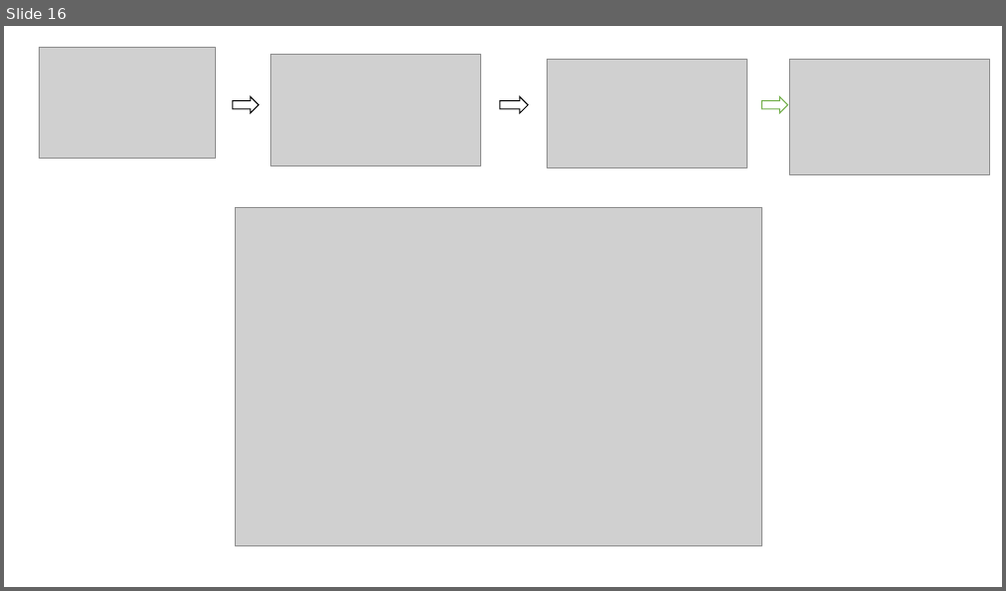
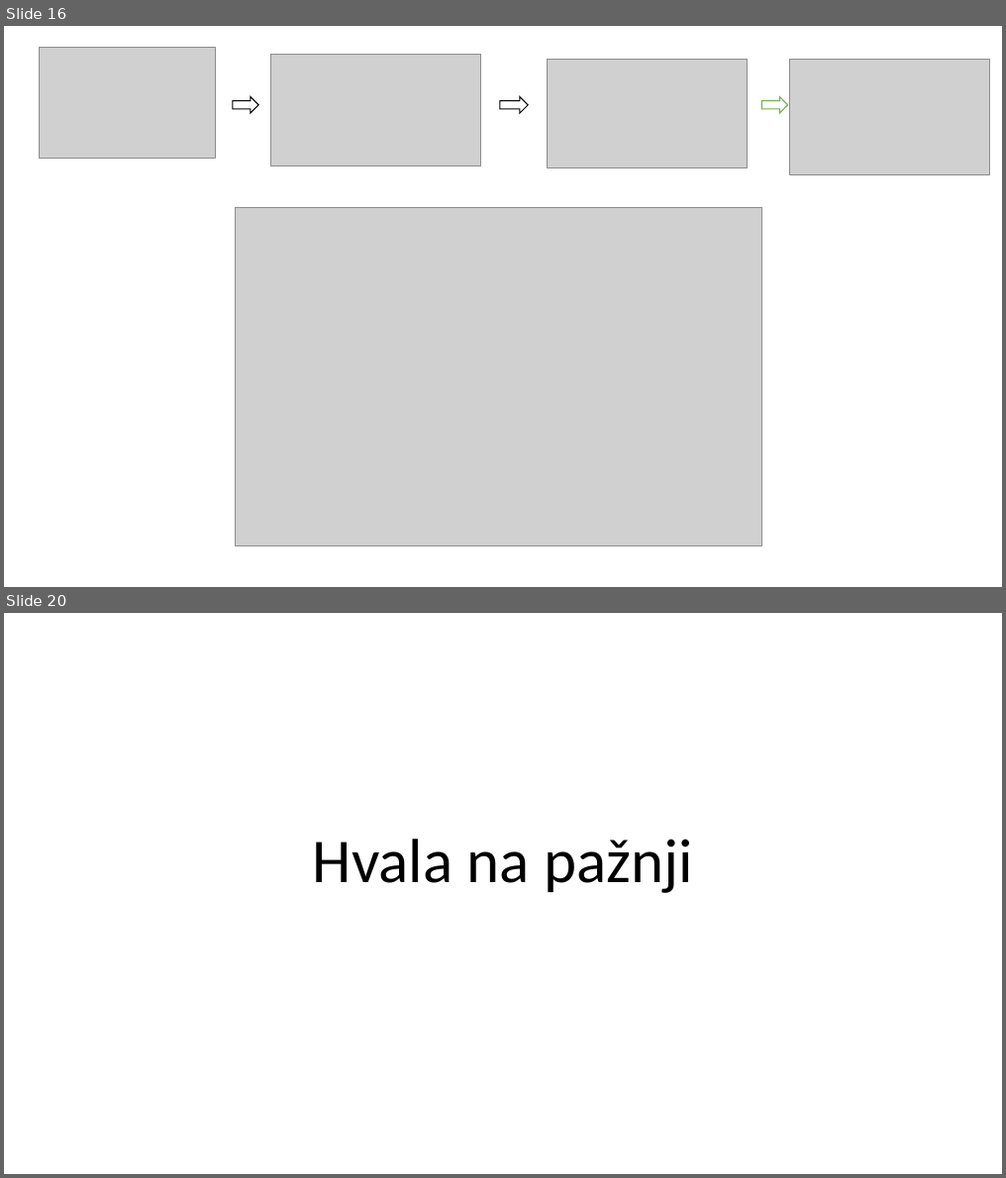
Before and after one commit to saiyadjin/Bioinformatika, a slide deck: IMPLEMENTACIJA UKKONENOVOG ALGORITMA.pptx. Shown one above the other, each under a label of ours: slide 16 before the commit, slides 16 and 20 after it; the slides between them are not shown. The pictures are 1006x591 and 1006x1178 pixels, drawn with LibreOffice and Linux fonts; fonts in the diff are those of the drawing; grey boxes stand for pictures. Boxes give left, top, right and bottom in pixels: in the first picture for what was removed or moved away, otherwise in the second. Text is boxed around its words. In the diff, an @@ line names an element or a change of style, - is before the commit and + after.

```diff
--- a/IMPLEMENTACIJA UKKONENOVOG ALGORITMA.pptx
+++ b/IMPLEMENTACIJA UKKONENOVOG ALGORITMA.pptx
@@ slide 20 added at [4,613,1002,1174], background #FFFFFF @@
@@ title added at [313,839,693,893], 60 pt, text #000000 @@
+Hvala na pažnji
```
Also in this commit, not shown: 2 slides changed, 3 other slides added, 3 other files.
